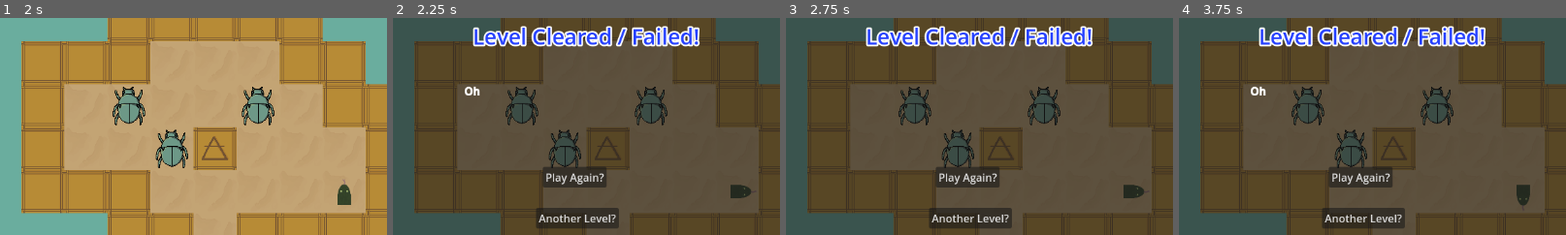
Above: before the commit, frames 1-4 (left to right).
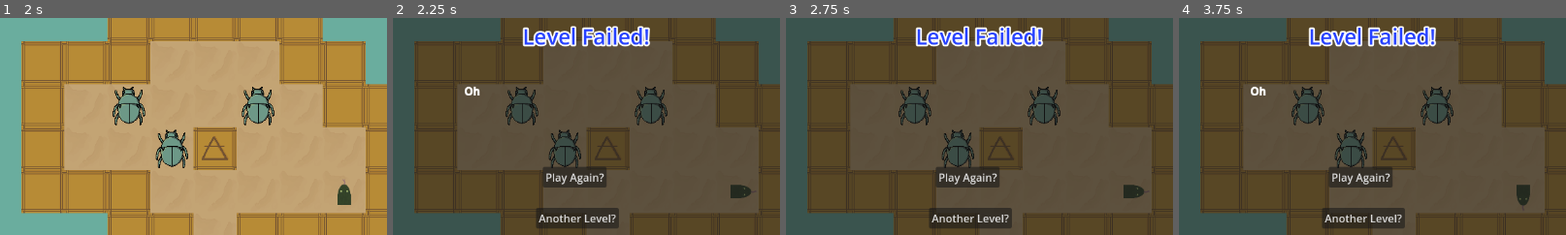
Above: after the commit, the same moments.

Repository: iguessfive/GMTK-Game-Jam
Game: Godot game, scene res://ui/start_screen.tscn
The game is run twice, just before and just after one commit, with the same random seed, the same clock (stepped at 60 frames per second) and the same inputs. Sound files missing from this copy of the repository are replaced by a short silence.
Inputs (mouse positions are % of the whole screen's width and height, from its top left):
- Up to frame 1 (2 s): click "Play" at 0.5 s; click (31, 35) at 1.25 s
- Up to frame 2 (2.25 s): tap Enter at 2 s; hold D (move_right) from 2.03 s (still down); hold Space (throw) from 2.03 s (still down)
- Up to frame 3 (2.75 s): keep holding D (move_right); keep holding Space (throw)
- Up to frame 4 (3.75 s): release D (move_right) at 2.75 s; release Space (throw) at 2.75 s; click "Play Again?" at 2.75 s; tap Space (throw) at 3.5, 3.6 s; hold S (move_down) from 3.53 s (still down)
The pictures show only the part of the screen within x 25-75%, y 24-74%; the shares and areas given below are measured in that part.

Frame 1 is identical in both runs. In frame 2, 4.2% of the frame differs, in the area x 20-80%, y 3-14%; in frame 3, 4.2%; in frame 4, 4.2%.

Commit message:
fix: correct message shown at end of level

Diff:
--- a/ui/level_end.gd
+++ b/ui/level_end.gd
@@ -1,9 +1,15 @@
 extends Control
 
-var has_successfully_completed_level := false
+const LEVEL_CLEARED_TEXT = "Level Cleared!"
+const LEVEL_FAILED_TEXT = "Level Failed!"
+
+var has_successfully_completed_level: bool = false
 
 @onready var play_again_button: Button = $PlayAgainButton
 @onready var dialogue_box: RichTextLabel = $DialogueBox
+
+func _ready() -> void:
+	$ResultLabel.text = LEVEL_CLEARED_TEXT if has_successfully_completed_level else LEVEL_FAILED_TEXT
 
 func _on_level_selector_button_pressed() -> void:
 	get_tree().change_scene_to_file(FilePath.LEVEL_SELECTOR)
Not shown: 1 places in gameplay/level_example.tscn that only renumber resources
